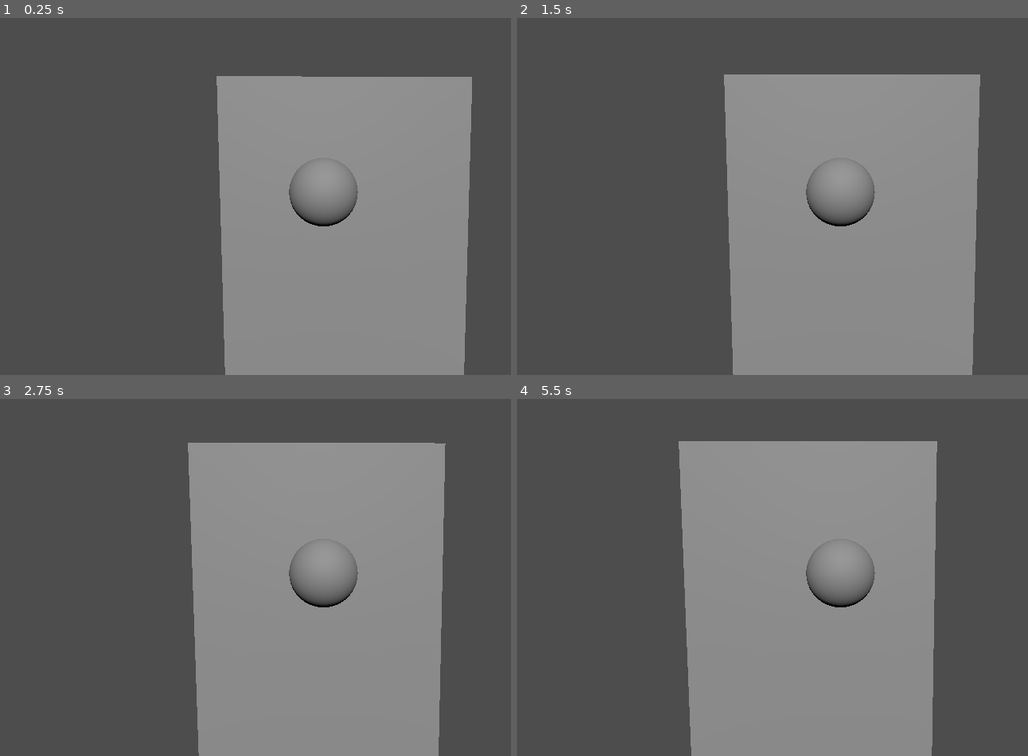
Above: before the commit, frames 1-4 (two rows, left to right).
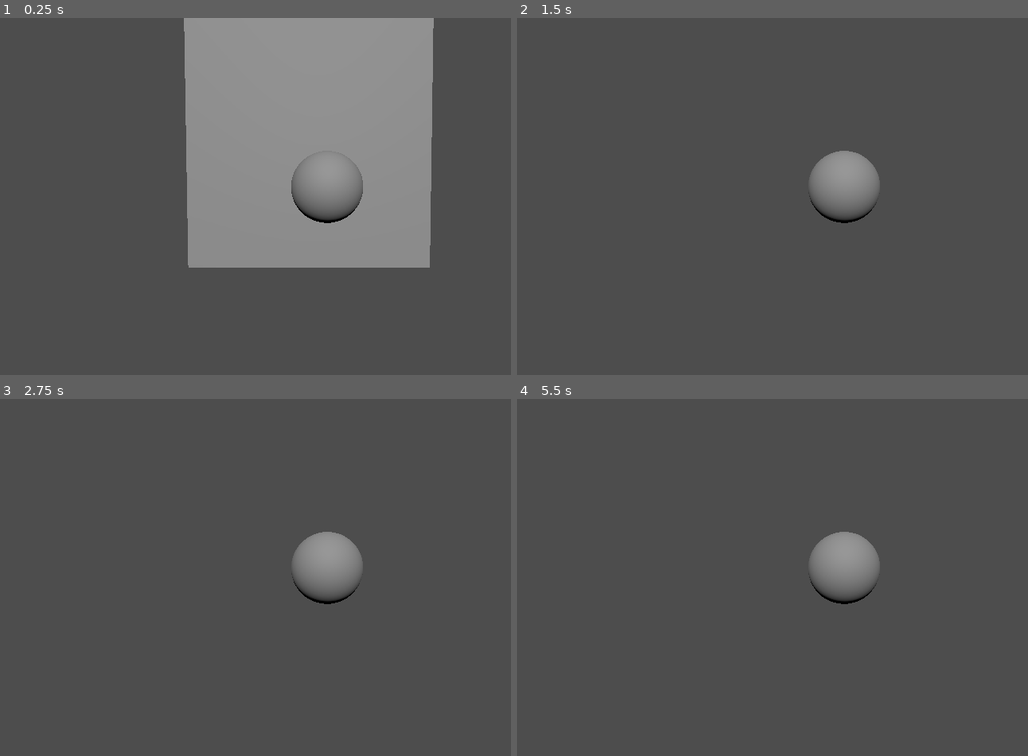
Above: after the commit, the same moments.

Repository: SamSamKDBX/bomberman
Game: Godot game, scene res://node_3d.tscn
Two runs of this game, one before a commit and one after it. Both use one fixed random seed, a clock stepped at 60 frames per second and the inputs below.
Inputs:
- Up to frame 1 (0.25 s): no input
- Up to frame 2 (1.5 s): tap Enter (ui_accept) at 0.5, 0.6, 0.77, 1.07, 1.35 s; hold Right (p1_right) 0.53-1.28 s; hold Down (p1_backward) from 1.28 s (still down)
- Up to frame 3 (2.75 s): tap Enter (ui_accept) at 1.52, 1.82, 2.1 s; release Down (p1_backward) at 2.03 s; hold Right (p1_right) from 2.03 s (still down)
- Up to frame 4 (5.5 s): release Right (p1_right) at 2.78 s; hold Up (p1_forward) 2.78-3.53 s; tap Enter (ui_accept) at 2.85, 3.02, 3.32, 3.6, 3.77, 4.07, 4.35, 4.52, 4.82, 5.1 s; hold Left (p1_left) 3.53-5.03 s; hold Down (p1_backward) from 5.03 s (still down)

The runs differ from the first frame. In frame 1, 30% of the frame differs, in the area x 35-93%, y 0-100%; in frame 2, 39%; in frame 3, 41%; in frame 4, 41%, in the area x 31-83%, y 11-100%.

Commit message:
feat(player2): second version

Diff:
--- a/node_3d.tscn
+++ b/node_3d.tscn
@@ -1,11 +1,14 @@
 [gd_scene format=3 uid="uid://cradayk32r2kw"]
 
-[ext_resource type="PackedScene" uid="uid://e8kfwotlh628" path="res://player.tscn" id="1_a202f"]
+[ext_resource type="PackedScene" uid="uid://c81rq0ehsndeg" path="res://player2.tscn" id="1_a202f"]
 
 [sub_resource type="BoxMesh" id="BoxMesh_4xowi"]
 size = Vector3(6.055664, 1.5683594, 8.118286)
 
 [sub_resource type="Skin" id="Skin_a202f"]
+
+[sub_resource type="BoxShape3D" id="BoxShape3D_a202f"]
+size = Vector3(10.378174, 1, 11.936523)
 
 [node name="Node3D" type="Node3D" unique_id=1665054990]
 
@@ -14,11 +17,12 @@
 mesh = SubResource("BoxMesh_4xowi")
 skin = SubResource("Skin_a202f")
 
+[node name="CollisionShape3D" type="CollisionShape3D" parent="MeshInstance3D" unique_id=132479343]
+transform = Transform3D(1, 0, 0, 0, 1, 0, 0, 0, 1, -1.2894528, -0.046249628, 1.3676891)
+shape = SubResource("BoxShape3D_a202f")
+
+[node name="CharacterBody3D" parent="." unique_id=259402759 instance=ExtResource("1_a202f")]
+transform = Transform3D(1, 0, 0, 0, 0.99991524, -0.013021588, 0, 0.013021588, 0.99991524, 2.2261848, 1.7641089, 6.1032314)
+
 [node name="DirectionalLight3D" type="DirectionalLight3D" parent="." unique_id=60110554]
 transform = Transform3D(1, 0, 0, 0, -0.49630806, 0.8681465, 0, -0.8681465, -0.49630806, 0, 0, 0)
-
-[node name="RigidBody3D" parent="." unique_id=1844585629 instance=ExtResource("1_a202f")]
-transform = Transform3D(0.999922, 0.0066082776, -0.01060416, 0.010843085, -0.03723448, 0.9992477, 0.0062084794, -0.99928474, -0.03730323, 1.8366208, 4.6441174, 2.3537264)
-
-[node name="Camera3D" type="Camera3D" parent="." unique_id=1663265229]
-transform = Transform3D(-0.629816, 0, -0.77674437, 0, 1, 0, 0.77674437, 0, -0.629816, 4.7683716e-07, 3.161437, 2.454079)
--- /dev/null
+++ b/player2.tscn
@@ -0,0 +1,25 @@
+[gd_scene format=3 uid="uid://c81rq0ehsndeg"]
+
+[ext_resource type="Script" uid="uid://bwuy3pr7000at" path="res://player_2.gd" id="1_i25i0"]
+
+[sub_resource type="CapsuleMesh" id="CapsuleMesh_dkgvm"]
+
+[sub_resource type="CapsuleShape3D" id="CapsuleShape3D_i25i0"]
+
+[node name="CharacterBody3D" type="CharacterBody3D" unique_id=259402759]
+motion_mode = 1
+script = ExtResource("1_i25i0")
+
+[node name="MeshInstance3D" type="MeshInstance3D" parent="." unique_id=397457242]
+transform = Transform3D(0.9998496, 0.016642489, -0.004859306, 0.016958509, -0.99707496, 0.07452743, -0.0036047732, -0.074598625, -0.9972074, 0.6779257, 0.4503188, -0.3285992)
+mesh = SubResource("CapsuleMesh_dkgvm")
+
+[node name="Camera3D" type="Camera3D" parent="." unique_id=1595690191]
+transform = Transform3D(1, 4.3051846e-17, 2.5756888e-09, -2.574151e-09, -0.034551963, 0.99940294, 8.8995145e-11, -0.99940294, -0.034551963, 0.54526544, 3.305484, -0.24300194)
+fov = 94.2
+near = 0.025
+far = 3997.15
+
+[node name="CollisionShape3D" type="CollisionShape3D" parent="." unique_id=435601228]
+transform = Transform3D(1, 0, 0, 0, 1, 0, 0, 0, 1, 0.71469367, 0.43053293, -0.34894705)
+shape = SubResource("CapsuleShape3D_i25i0")
--- /dev/null
+++ b/player_2.gd
@@ -0,0 +1,28 @@
+extends CharacterBody3D
+
+
+const SPEED = 5.0
+const JUMP_VELOCITY = 4.5
+
+
+func _physics_process(delta: float) -> void:
+	# Add the gravity.
+	if not is_on_floor():
+		velocity += get_gravity() * delta
+
+	# Handle jump.
+	if Input.is_action_just_pressed("ui_accept") and is_on_floor():
+		velocity.y = JUMP_VELOCITY
+
+	# Get the input direction and handle the movement/deceleration.
+	# As good practice, you should replace UI actions with custom gameplay actions.
+	var input_dir := Input.get_vector("ui_left", "ui_right", "ui_up", "ui_down")
+	var direction := (transform.basis * Vector3(input_dir.x, 0, input_dir.y)).normalized()
+	if direction:
+		velocity.x = direction.x * SPEED
+		velocity.z = direction.z * SPEED
+	else:
+		velocity.x = move_toward(velocity.x, 0, SPEED)
+		velocity.z = move_toward(velocity.z, 0, SPEED)
+
+	move_and_slide()
Not shown, added: player_2.gd.uid
